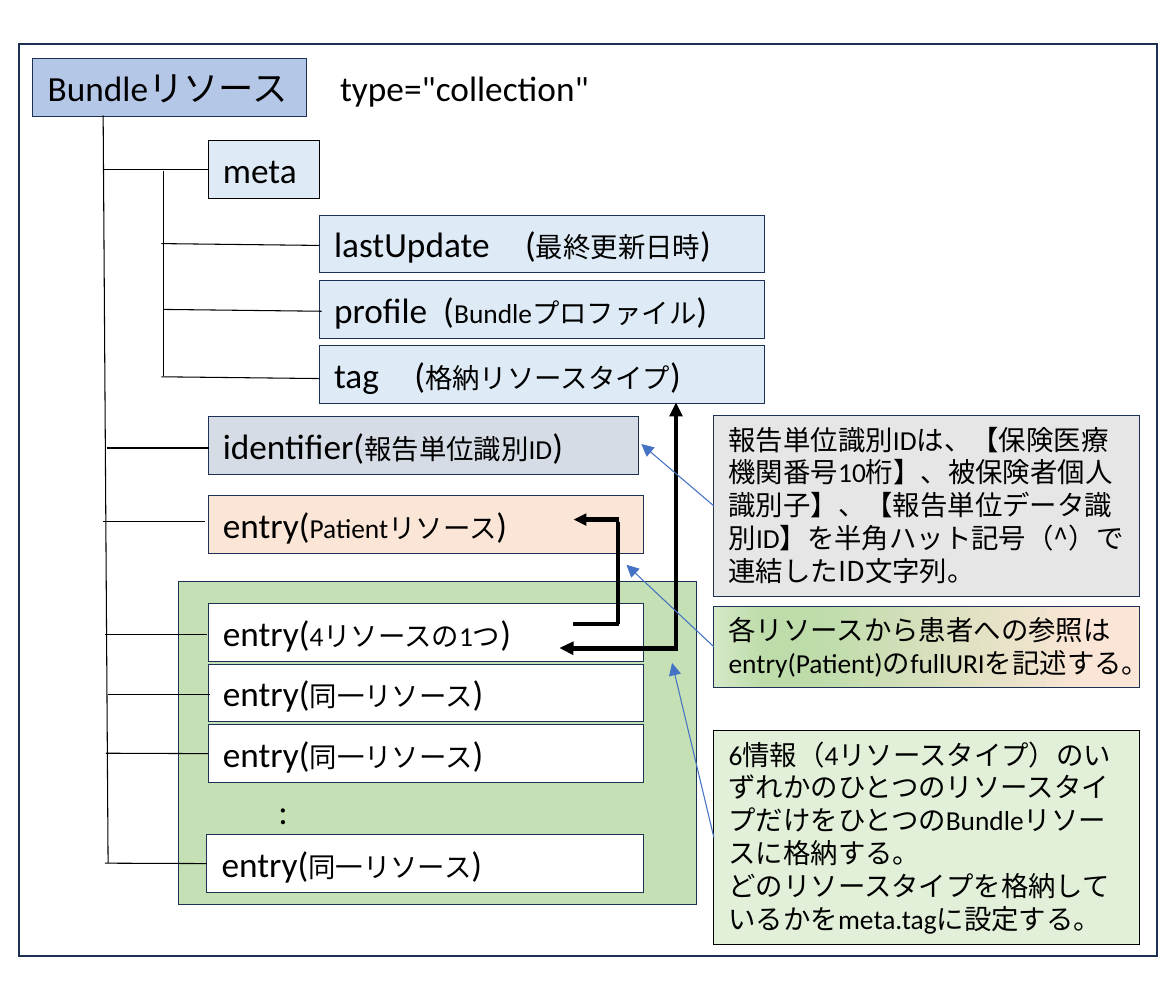
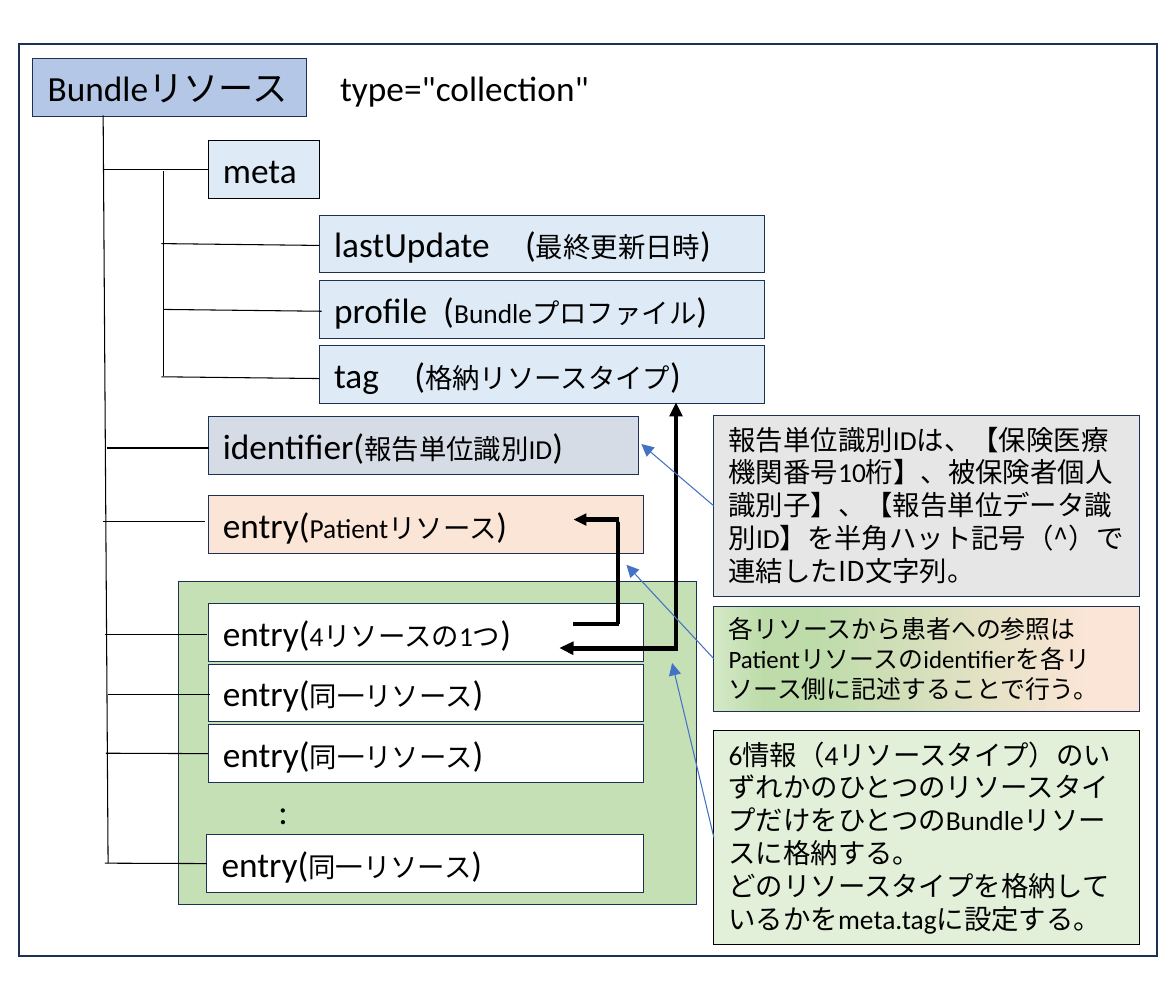
Before and after one commit to jami-fhir-jp-wg/clinical-core, a slide deck: slide 1 of reference/Bundle説明図.pptx. Drawn at 1176x1000 pixels with LibreOffice and Linux fonts; fonts in the diff are those of the drawing. Boxes give left, top, right and bottom in pixels: in the first picture for what was removed or moved away, otherwise in the second. Text is boxed around its words. In the diff, an @@ line names an element or a change of style, - is before the commit and + after.

```diff
--- a/reference/Bundle説明図.pptx
+++ b/reference/Bundle説明図.pptx
@@ arrow moved from (714, 647) - (626, 565) to (714, 659) - (626, 565) @@
@@ rectangle "各リソースから患者への参照はPatientリソースのidentifierを各リソース側に記述することで行う。": place and size @@
-rectangle "各リソースから患者への参照はPatientリソースのidentifierを各リソース側に記述することで行う。" at <box>714,607,1140,689</box>
+rectangle "各リソースから患者への参照はPatientリソースのidentifierを各リソース側に記述することで行う。" at <box>714,607,1140,713</box>
@@ text in rectangle at <box>729,612,1099,704</box>: text changed; size 13.2 to 12 pt @@
-各リソースから患者への参照はentry(Patient)のfullURIを記述する。
+各リソースから患者への参照はPatientリソースのidentifierを各リソース側に記述することで行う。
```
Also in this commit, not shown: 3 other files.
